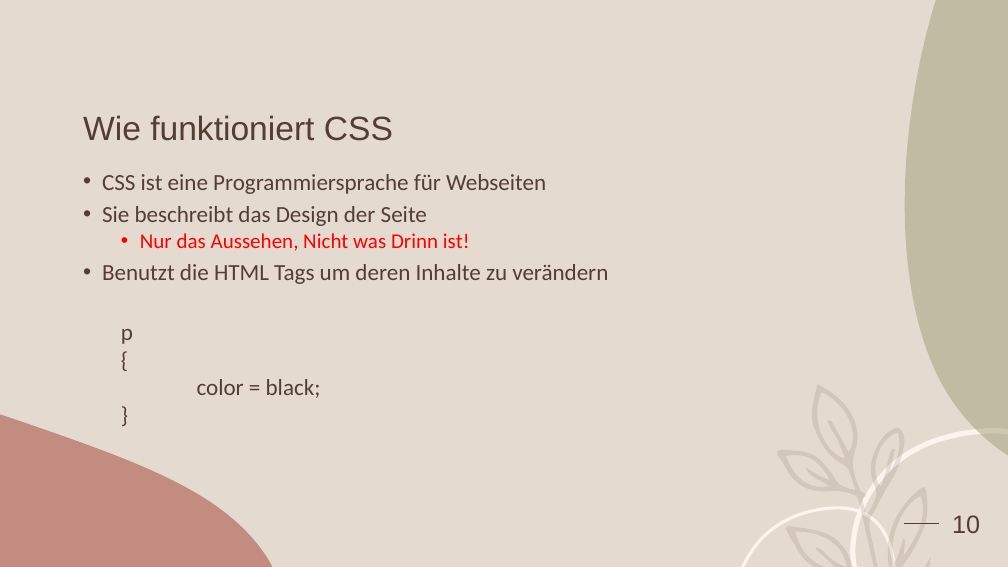
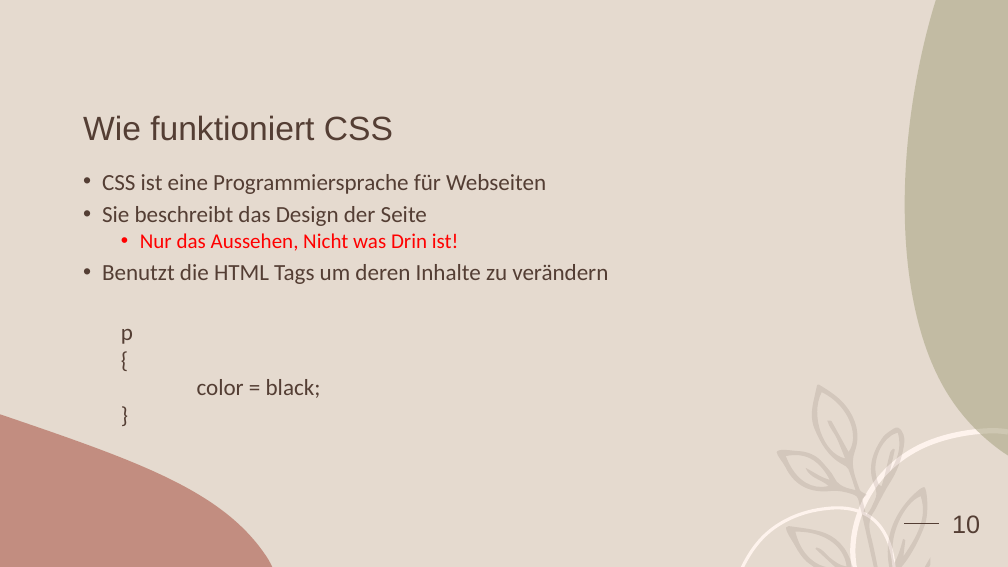
Before and after one commit to dschaefer94/Frontend-Development-Workshop, a slide deck: slide 10 of Intro HTML & CSS.pptx. Drawn at 1008x567 pixels with LibreOffice and Linux fonts; fonts in the diff are those of the drawing. Boxes give left, top, right and bottom in pixels: in the first picture for what was removed or moved away, otherwise in the second. Text is boxed around its words. In the diff, an @@ line names an element or a change of style, - is before the commit and + after.

```diff
--- a/Intro HTML & CSS.pptx
+++ b/Intro HTML & CSS.pptx
@@ text at box(140, 233, 459, 251): text changed @@
-  • Nur das Aussehen, Nicht was Drinn ist!
+  • Nur das Aussehen, Nicht was Drin ist!
```
Also in this commit, not shown: 3 other slides changed, 2 other files.
